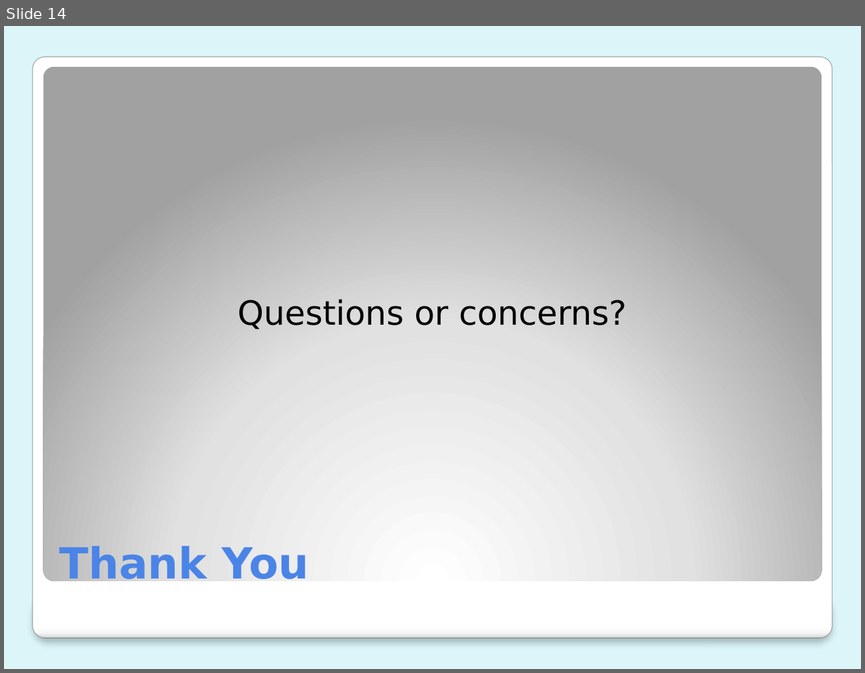
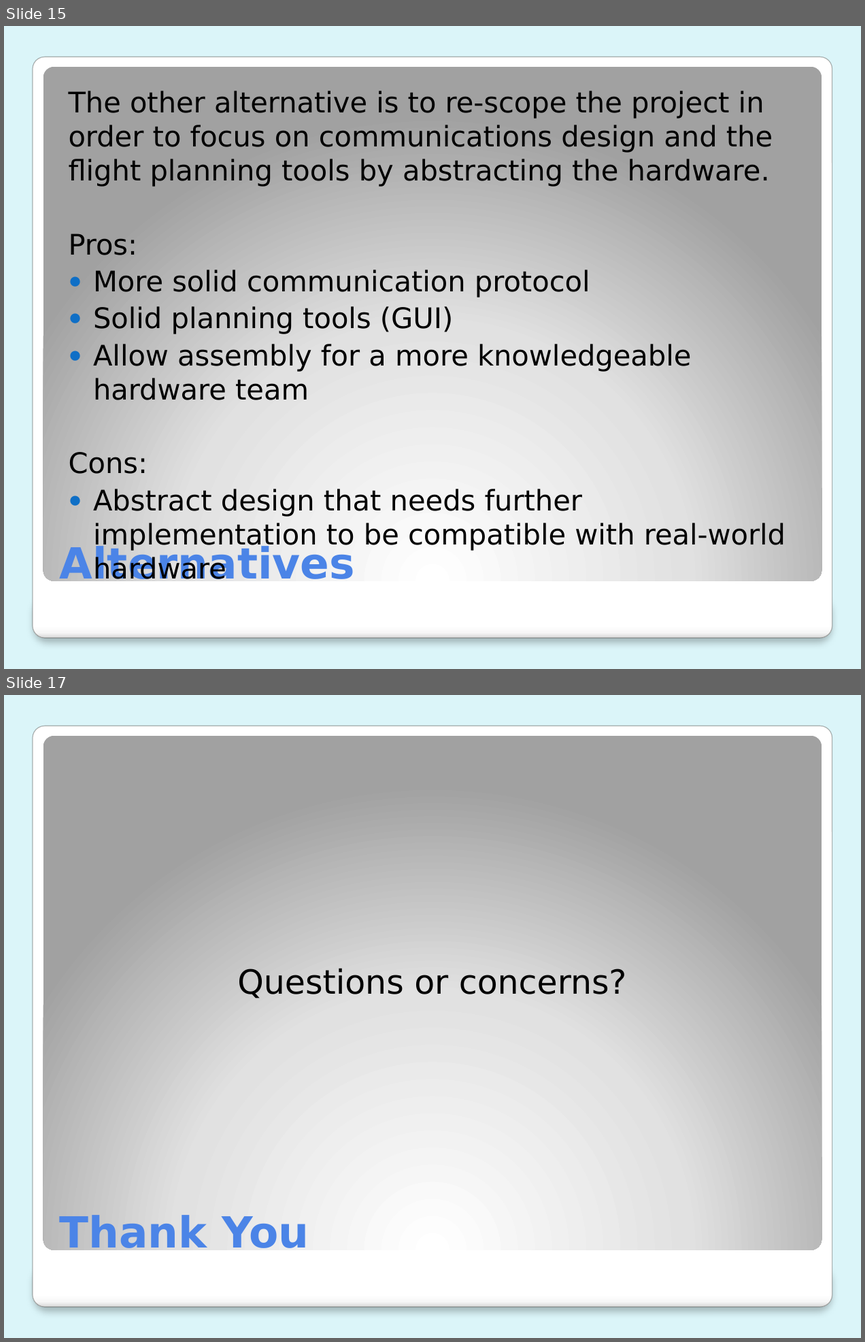
Before and after one commit to bigwookiee/Mission-Control, a slide deck: Documents/designReview.pptx. Shown one above the other, each under a label of ours: slide 14 before the commit, slides 15 and 17 after it; the slides between them are not shown. The pictures are 865x673 and 865x1342 pixels, drawn with LibreOffice and Linux fonts; fonts in the diff are those of the drawing. Boxes give left, top, right and bottom in pixels: in the first picture for what was removed or moved away, otherwise in the second. Text is boxed around its words. In the diff, an @@ line names an element or a change of style, - is before the commit and + after.

```diff
--- a/Documents/designReview.pptx
+++ b/Documents/designReview.pptx
@@ slide 15 added at box(4, 26, 861, 669), background #DBF5F9; not listed: 3 template elements that a slide beside it also shows @@
@@ text added at box(68, 91, 785, 550), 23.8 pt, text #000000 @@
+The other alternative is to re-scope the project in order to focus on communications design and the flight planning tools by abstracting the hardware.
+Pros:
+● More solid communication protocol
+● Solid planning tools (GUI)
+● Allow assembly for a more knowledgeable hardware team
+Cons:
+● Abstract design that needs further implementation to be compatible with real-world hardware
@@ title added at box(60, 543, 355, 587), 36 pt, text #4C84E8, bold @@
+Alternatives
@@ what was slide 14 is now slide 17 @@
```
Also in this commit, not shown: 8 slides changed, 2 other slides added.
